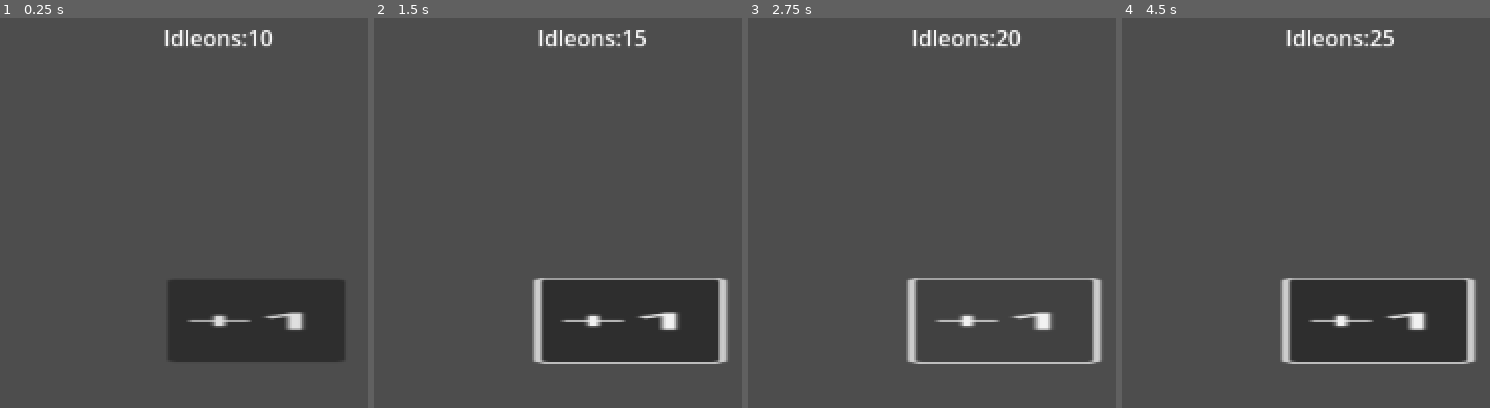
Above: before the commit, frames 1-4 (left to right).
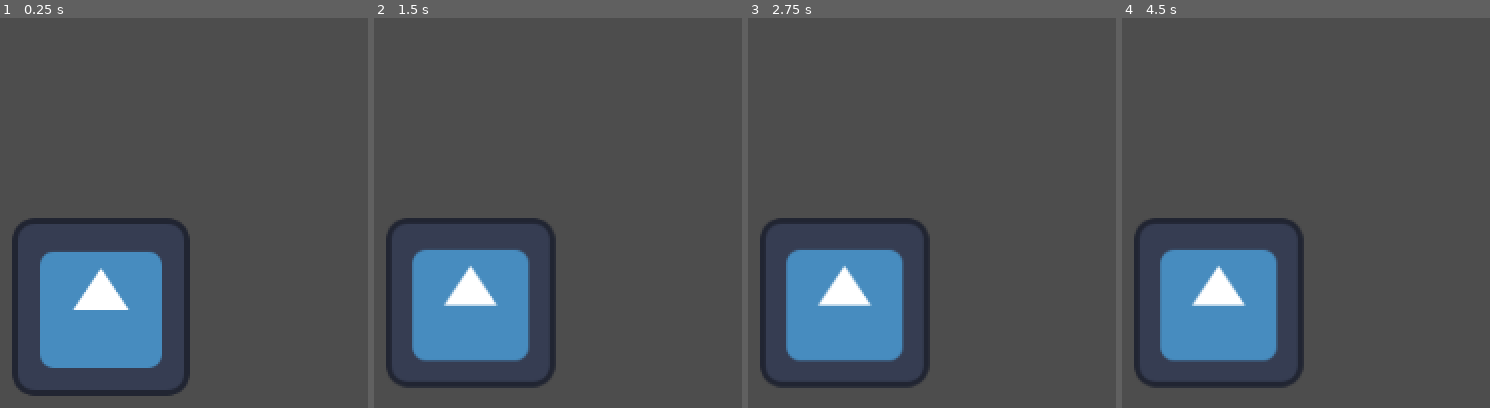
Above: after the commit, the same moments.

Repository: MarsLuo/godot-practise
Game: Godot game, scene res://scenes/frist_scenes.tscn
Two runs of this game, one before a commit and one after it. Both use one fixed random seed, a clock stepped at 60 frames per second and the inputs below. The engine's default icon, where the game draws it, is replaced by a stand-in: a white triangle on a blue panel in a dark square.
Inputs (mouse positions are in pixels of both pictures, inside the frame that each line leads up to):
- Up to frame 1 (0.25 s): no input
- Up to frame 2 (1.5 s): click (631, 322) at 0.5 s, where only the run before the commit has a clickable "+1"; click (473, 306) at 1.27 s
- Up to frame 3 (2.75 s): click (1005, 322) at 2 s, where only the run before the commit has a clickable "+1"
- Up to frame 4 (4.5 s): click (1217, 302) at 2.77 s; click (1379, 322) at 3.5 s, where only the run before the commit has a clickable "+1"; click (1217, 302) at 4.27 s

The runs differ from the first frame. In frame 1, 22% of the frame differs, in the area x 3-94%, y 3-97%; in frame 2, 23%; in frame 3, 15%; in frame 4, 23%, in the area x 3-97%, y 3-95%.

Commit message:
first action

Diff:
--- a/youtobe_idle/scenes/frist_scenes.gd
+++ /dev/null
@@ -1,19 +0,0 @@
-extends Control
-
-@onready var label: Label = $Label
-@onready var button: Button = $Button
-
-var idleons: int = 10
-
-func _ready() -> void:
-	update_idleons(0)
-	button.pressed.connect(_on_button_pressed)
-
-
-func _on_button_pressed()-> void:
-	update_idleons(5)
-
-
-func update_idleons(value: int)-> void:
-	idleons += value
-	(get_node("Label") as Label).text = "Idleons:%s" %idleons
--- a/youtobe_idle/scenes/frist_scenes.tscn
+++ b/youtobe_idle/scenes/frist_scenes.tscn
@@ -1,8 +1,7 @@
 [gd_scene load_steps=3 format=3 uid="uid://fot8nec11bb6"]
 
-[ext_resource type="Script" uid="uid://ddkyw88xjtd2h" path="res://scenes/frist_scenes.gd" id="1_avl46"]
-
-[sub_resource type="SystemFont" id="SystemFont_avl46"]
+[ext_resource type="Texture2D" uid="uid://babhftq8bsow1" path="res://icon.svg" id="2_kcbtp"]
+[ext_resource type="Script" uid="uid://b5ngnv7crg5jo" path="res://scenes/texture_button.gd" id="3_rlhq8"]
 
 [node name="Frist_scenes" type="Control"]
 layout_mode = 3
@@ -11,32 +10,19 @@
 anchor_bottom = 1.0
 grow_horizontal = 2
 grow_vertical = 2
-script = ExtResource("1_avl46")
 
-[node name="Label" type="Label" parent="."]
-layout_mode = 0
-offset_left = 621.0
-offset_top = 118.0
-offset_right = 709.0
-offset_bottom = 141.0
-text = "Demo TEXT"
-
-[node name="Button" type="Button" parent="."]
+[node name="TextureButton" type="TextureButton" parent="."]
 layout_mode = 1
-anchors_preset = -1
-anchor_left = 0.589
-anchor_top = 0.482
-anchor_right = 0.589
-anchor_bottom = 0.482
-offset_left = -45.5281
-offset_top = -8.33606
-offset_right = -18.5281
-offset_bottom = 106.664
+anchors_preset = 8
+anchor_left = 0.5
+anchor_top = 0.5
+anchor_right = 0.5
+anchor_bottom = 0.5
+offset_left = -20.0
+offset_top = -20.0
+offset_right = 20.0
+offset_bottom = 20.0
 grow_horizontal = 2
 grow_vertical = 2
-scale = Vector2(2.84354, 0.519872)
-theme_override_fonts/font = SubResource("SystemFont_avl46")
-theme_override_font_sizes/font_size = 32
-text = "+1
-"
-language = "zh"
+texture_normal = ExtResource("2_kcbtp")
+script = ExtResource("3_rlhq8")
--- /dev/null
+++ b/youtobe_idle/scenes/texture_button.gd
@@ -0,0 +1,11 @@
+extends TextureButton
+
+func _ready() -> void:
+	pressed.connect(_on_pressed)
+
+func _shrink()->void:
+	var tween:Tween = create_tween()
+	tween.tween_property(self, "scale", Vector2(0.95, 0.95), 0.1)
+
+func _on_pressed()->void:
+	_shrink()
Not shown, removed: youtobe_idle/scenes/frist_scenes.gd.uid
Not shown, added: youtobe_idle/scenes/texture_button.gd.uid
